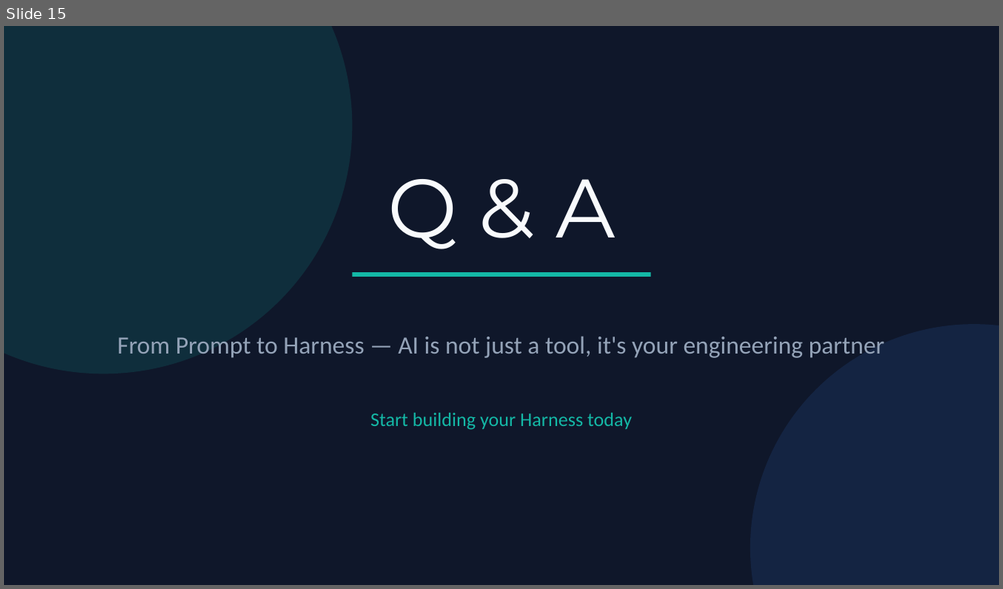
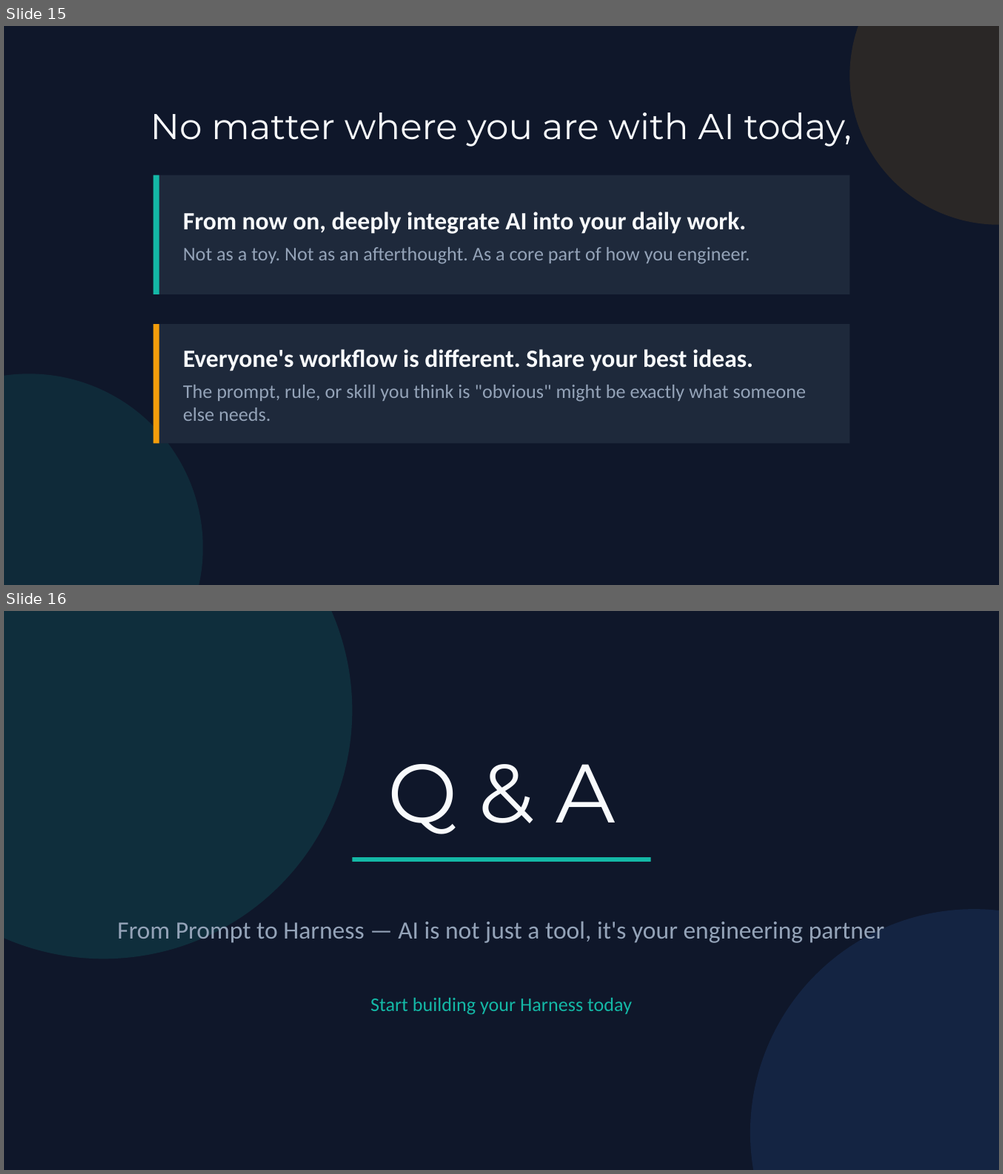
Before and after one commit to chenkunyuan/ai-tools-intro-sharing, a slide deck: AI_Getting_Started_with_AI_Tools.pptx. Shown one above the other, each under a label of ours: slide 15 before the commit, slides 15 and 16 after it. The pictures are 1003x589 and 1003x1174 pixels, drawn with LibreOffice and Linux fonts; fonts in the diff are those of the drawing. Boxes give left, top, right and bottom in pixels: in the first picture for what was removed or moved away, otherwise in the second. Text is boxed around its words. In the diff, an @@ line names an element or a change of style, - is before the commit and + after.

Commit message:
docs: revise Call to Action slide with two key messages

```diff
--- a/AI_Getting_Started_with_AI_Tools.pptx
+++ b/AI_Getting_Started_with_AI_Tools.pptx
@@ slide 15 added at box(4, 26, 999, 585), background #0F172A @@
@@ ellipse added at box(849, 26, 999, 225), fill #F59E0B at 12% opacity @@
@@ text added at box(151, 113, 851, 147), 26 pt, text #F8FAFC @@
+No matter where you are with AI today,
@@ rectangle added at box(153, 175, 849, 295), fill #1E293B @@
@@ rectangle added at box(153, 175, 159, 295), fill #14B8A6 @@
@@ text added at box(183, 212, 750, 264), 14 pt, text #94A3B8 @@
+From now on, deeply integrate AI into your daily work.
+Not as a toy. Not as an afterthought. As a core part of how you engineer.
@@ rectangle added at box(153, 324, 849, 443), fill #1E293B @@
@@ rectangle added at box(153, 324, 159, 443), fill #F59E0B @@
@@ text added at box(183, 349, 805, 421), 14 pt, text #94A3B8 @@
+Everyone's workflow is different. Share your best ideas.
+The prompt, rule, or skill you think is "obvious" might be exactly what someone else needs.
@@ ellipse added at box(4, 374, 203, 585), fill #14B8A6 at 12% opacity @@
@@ what was slide 15 is now slide 16 @@
```
Also in this commit, not shown: 2 other files.
